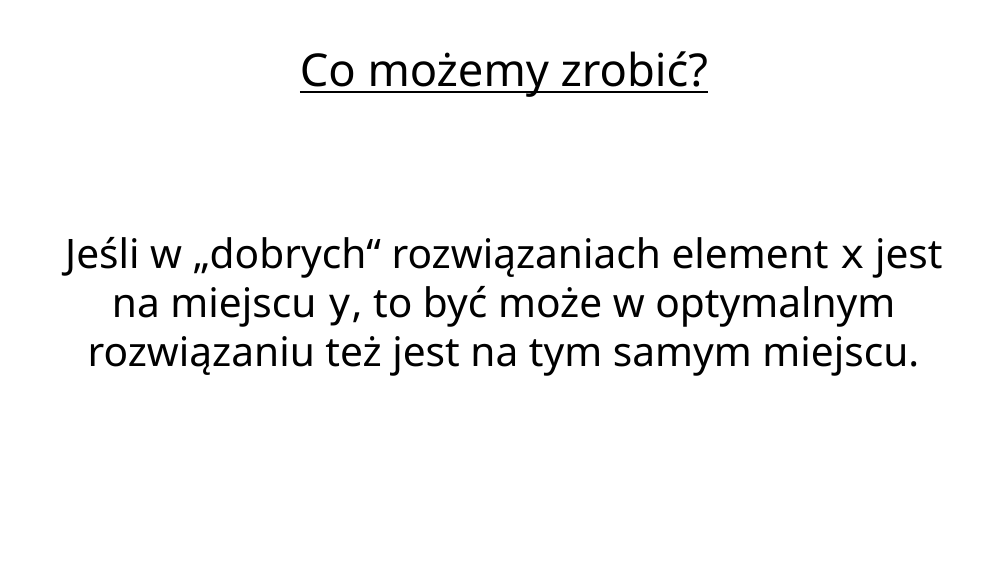
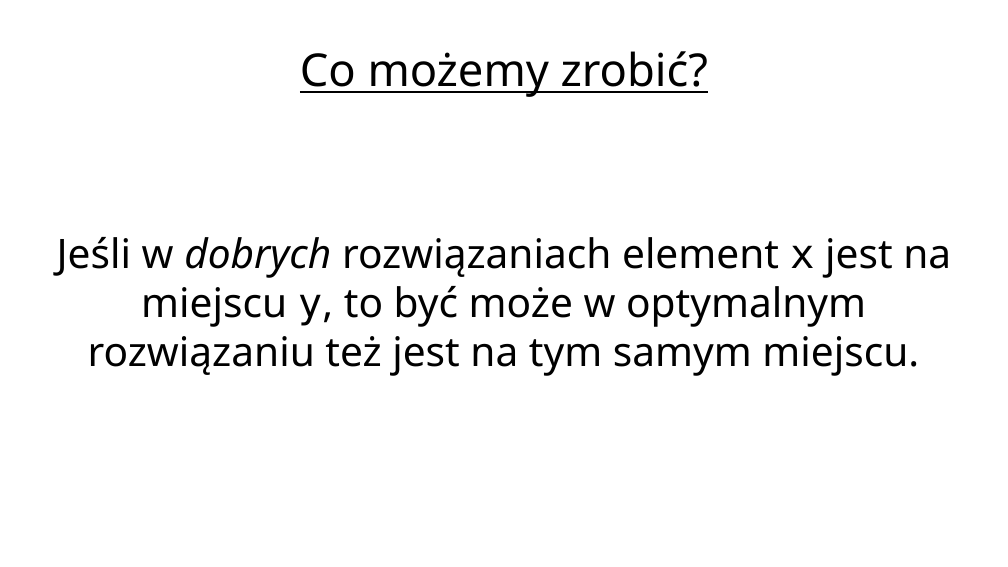
Before and after one commit to kele/metaheur_population_based, a slide deck: slide 6 of pres.odp. Drawn at 1008x567 pixels with LibreOffice and Linux fonts; fonts in the diff are those of the drawing; background and template pictures are left out. Boxes give left, top, right and bottom in pixels: in the first picture for what was removed or moved away, otherwise in the second. Text is boxed around its words. In the diff, an @@ line names an element or a change of style, - is before the commit and + after.

```diff
--- a/pres.odp
+++ b/pres.odp
@@ subtitle at [57,237,951,376]: text changed @@
-Jeśli w „dobrych“ rozwiązaniach element x jest na miejscu y, to być może w optymalnym rozwiązaniu też jest na tym samym miejscu.
+Jeśli w dobrych rozwiązaniach element x jest na miejscu y, to być może w optymalnym rozwiązaniu też jest na tym samym miejscu.
```
Also in this commit, not shown: 4 other slides changed.
